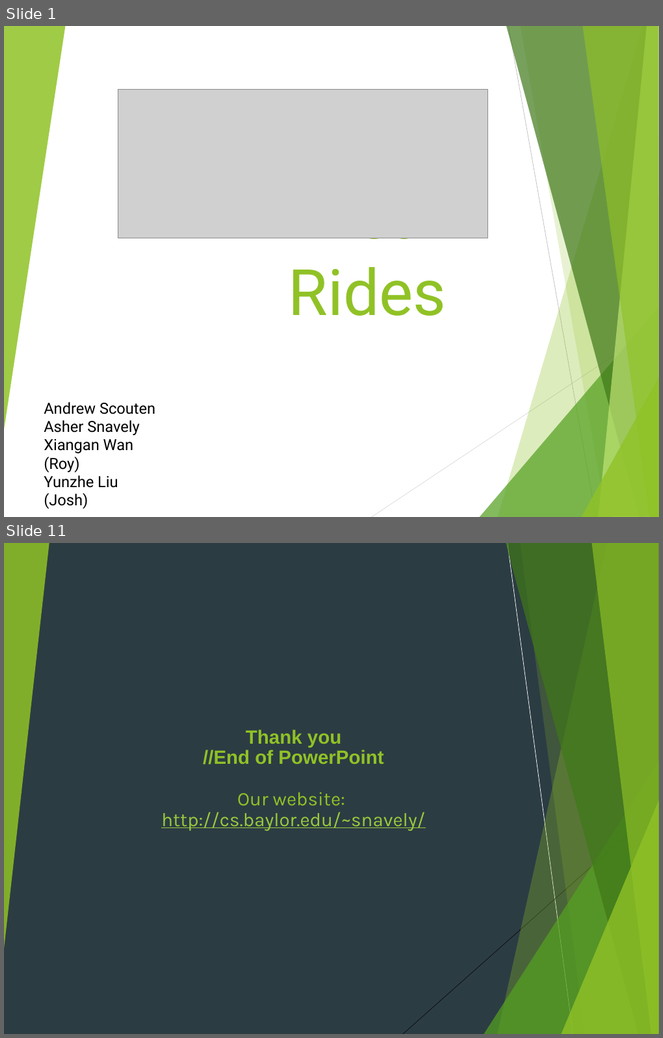
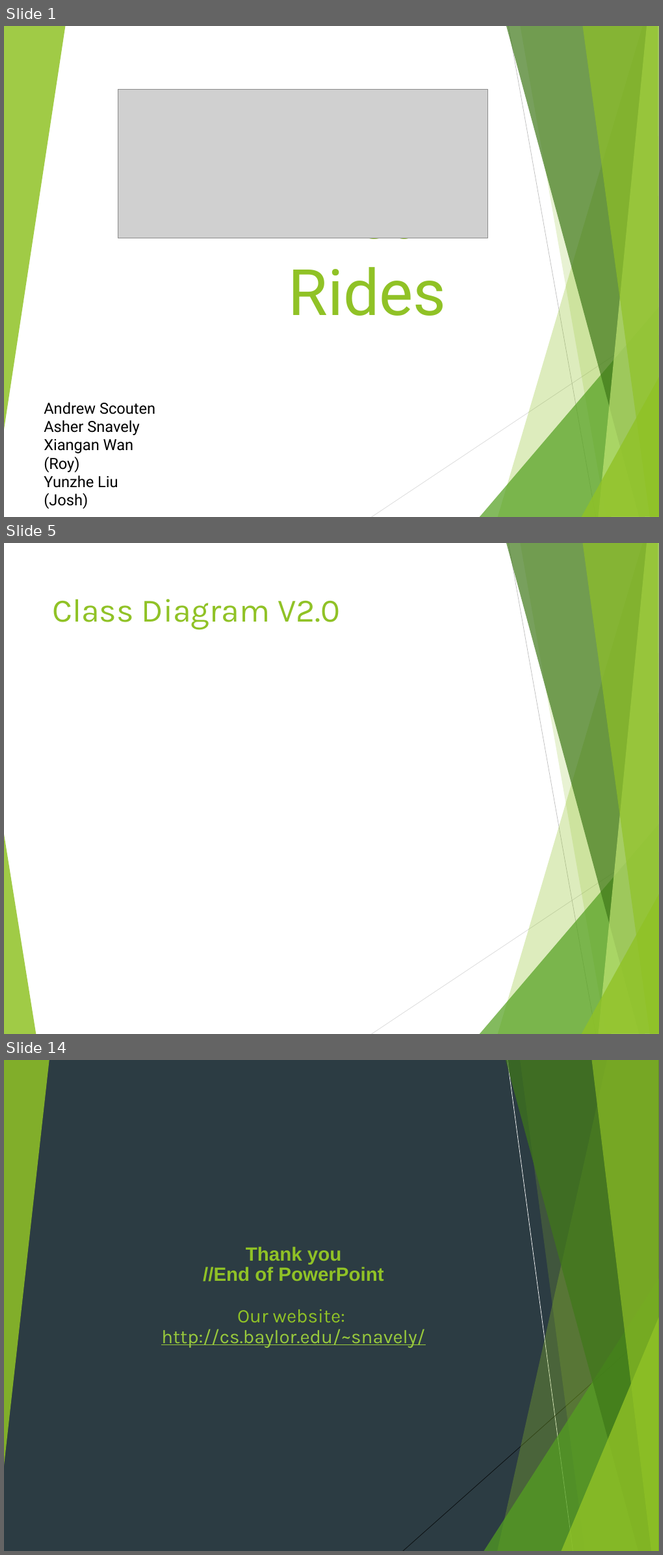
Before and after one commit to Haizhepi/BearRides, a slide deck: Documentation/Iteration2.pptx. Shown one above the other, each under a label of ours: slides 1 and 11 before the commit, slides 1, 5 and 14 after it; the slides between them are not shown. The pictures are 663x1038 and 663x1555 pixels, drawn with LibreOffice and Linux fonts; fonts in the diff are those of the drawing; grey boxes stand for pictures. Boxes give left, top, right and bottom in pixels: in the first picture for what was removed or moved away, otherwise in the second. Text is boxed around its words. In the diff, an @@ line names an element or a change of style, - is before the commit and + after.

```diff
--- a/Documentation/Iteration2.pptx
+++ b/Documentation/Iteration2.pptx
@@ slide 5 added at (4,543,659,1034), background #FFFFFF; not listed: 10 template elements that a slide beside it also shows @@
@@ title added at (52,599,340,629), 51.2 pt, text #90C226 @@
+Class Diagram V2.0
@@ what was slide 11 is now slide 14 @@
```
Also in this commit, not shown: 8 slides changed, 3 other slides added, 1 slide removed.
